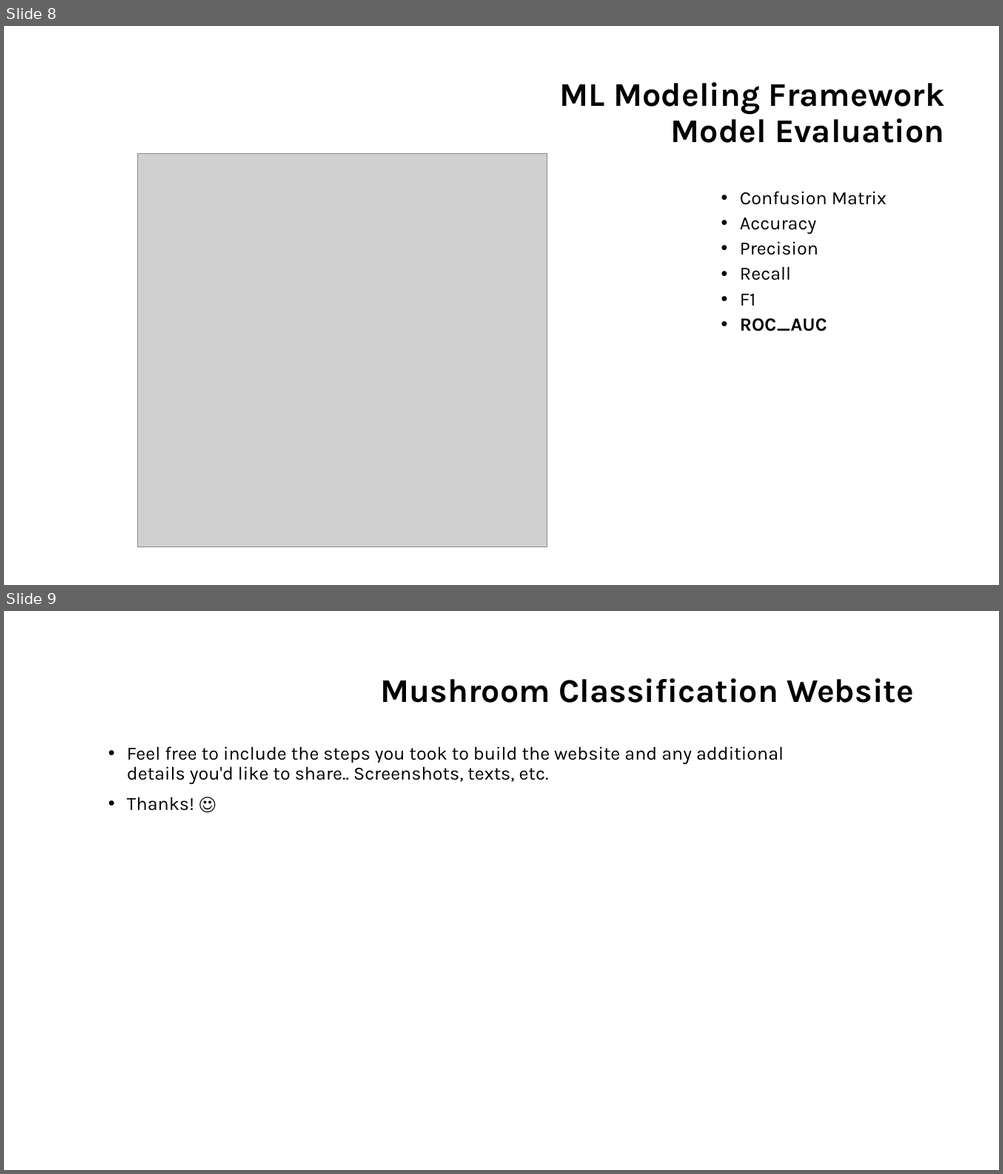
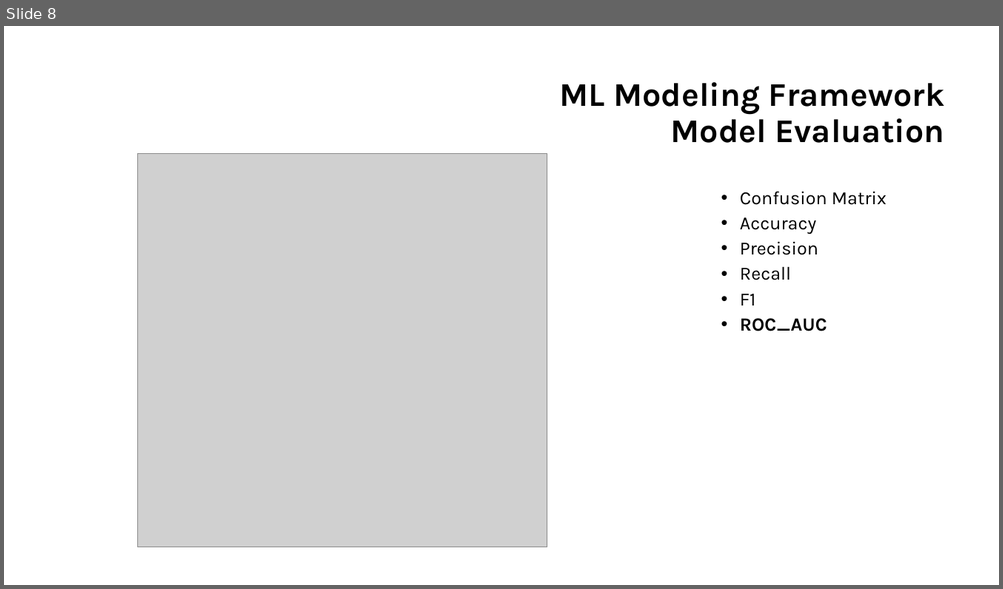
Before and after one commit to mjhihi/project4_team1, a slide deck: Mushroom Classification.pptx. Shown one above the other, each under a label of ours: slides 8 and 9 before the commit, slide 8 after it. The pictures are 1003x1174 and 1003x589 pixels, drawn with LibreOffice and Linux fonts; fonts in the diff are those of the drawing; grey boxes stand for pictures. Boxes give left, top, right and bottom in pixels: in the first picture for what was removed or moved away, otherwise in the second. Text is boxed around its words. In the diff, an @@ line names an element or a change of style, - is before the commit and + after.

Commit message:
website slide

```diff
--- a/Mushroom Classification.pptx
+++ b/Mushroom Classification.pptx
@@ slide 9 removed at (x1=4, y1=611, x2=999, y2=1170), background #FFFFFF @@
@@ title removed at (x1=380, y1=678, x2=913, y2=703) @@
-Mushroom Classification Website
@@ text removed at (x1=127, y1=746, x2=783, y2=811) @@
-• Feel free to include the steps you took to build the website and any additional details you'd like to share.. Screenshots, texts, etc.
-• Thanks! ☺
```
Also in this commit, not shown: 1 slide added.
